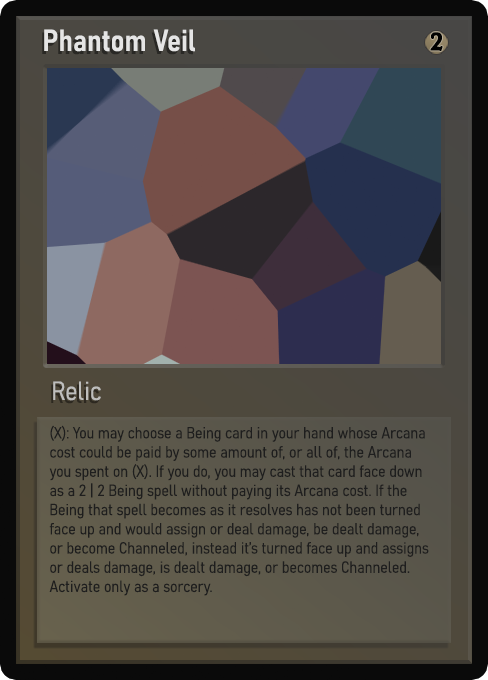
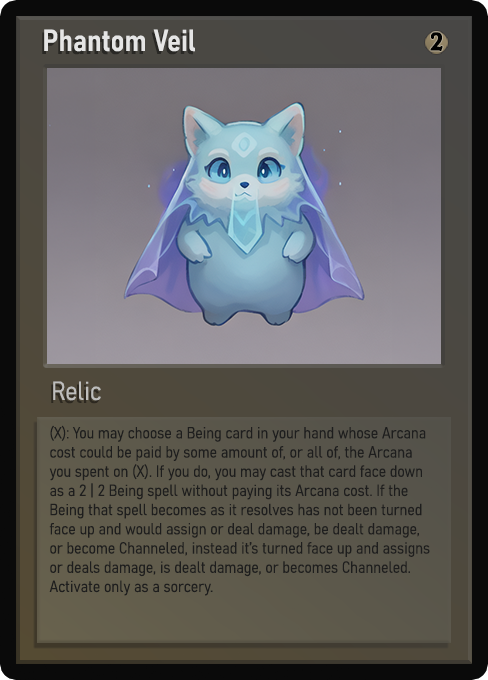
Before/after of a (488, 680) layered artwork. What changed in the layer stack:
painted on "Name" over [51, 33, 179, 51]
painted on "Class" over [59, 383, 101, 401]
painted on "Desc_smaller" over [50, 427, 430, 596]
painted on "Artwork" over [47, 68, 441, 364]
